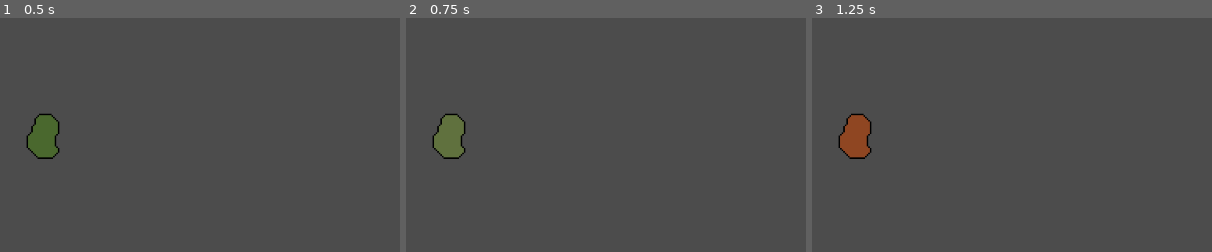
Above: before the commit, frames 1-3 (left to right).
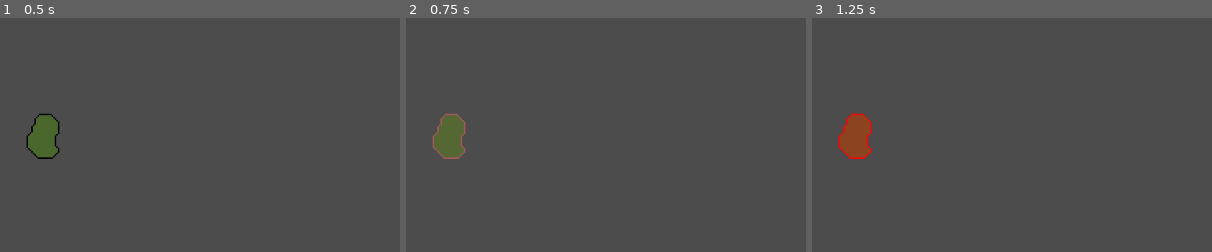
Above: after the commit, the same moments.

Repository: Raelr/StrategyGame
Game: Godot game, scene res://Scenes/World.tscn
Same seed, same stepped clock (60 frames per second), same inputs: the game is played once before the commit and once after it.
Inputs (mouse positions are % of the whole screen's width and height, from its top left):
- Up to frame 1 (0.5 s): no input
- Up to frame 2 (0.75 s): tap Enter at 0.5 s; move the mouse to (5, 48) at 0.52 s; hold Right mouse button (rmb) from 0.53 s (still down); click (5, 48) at 0.67 s
- Up to frame 3 (1.25 s): keep holding Right mouse button (rmb)
The pictures show only the part of the screen within x 0-50%, y 22-72%; the shares and areas given below are measured in that part.

Frame 1 is identical in both runs. In frame 2, 0.3% of the frame differs, in the area x 6-15%, y 40-61%; in frame 3, 0.3%.

Commit message:
Finished color transition code. Need to add more regins and create a manager class

Diff:
--- a/Scenes/World.tscn
+++ b/Scenes/World.tscn
@@ -1,12 +1,16 @@
-[gd_scene load_steps=3 format=2]
+[gd_scene load_steps=5 format=2]
 
 [ext_resource path="res://Scenes/Region.tscn" type="PackedScene" id=1]
 [ext_resource path="res://Sprites/Region1Details.png" type="Texture" id=2]
+[ext_resource path="res://Sprites/Region1Outline.png" type="Texture" id=3]
+[ext_resource path="res://Sprites/Region1Overlay.png" type="Texture" id=4]
 
 [node name="World" type="Node2D"]
 
 [node name="Region" parent="." instance=ExtResource( 1 )]
 position = Vector2( 55.4896, 285.469 )
 region_details = ExtResource( 2 )
+region_outline = ExtResource( 3 )
+region_overlay = ExtResource( 4 )
 occupied_color = Color( 1, 0.996078, 0.996078, 0 )
 change_duration = 3.0
--- a/Scripts/Region.gd
+++ b/Scripts/Region.gd
@@ -1,14 +1,15 @@
 tool
 extends Node2D
-
 export (Texture) var region_details
+export (Texture) var region_outline
+export (Texture) var region_overlay
 export (bool) var ui_update
 export (Color) var occupied_color
 export (float) var change_duration
 var elapsed = 0.0
 
 func _ready():
-	$Details.texture = region_details
+	change_region_sprite()
 
 func _input_event(viewport, event, shape_idx):
 	if event is InputEventMouseButton:
@@ -17,14 +18,19 @@
 			if Input.is_action_pressed("lmb"):
 				occupied_color = Color(1, 0, 0, 0.4)
 			elif Input.is_action_pressed("rmb"):
-				occupied_color = Color(1, 1, 1, 0)
+				occupied_color = Color(0, 0, 0, 0)
 
 func _process(delta):
 	if ui_update:
 		if Engine.editor_hint:
-			$Details.texture = region_details
+			change_region_sprite()
 			set_occupied(occupied_color)
 		transition_color(delta, occupied_color)
+
+func change_region_sprite():
+	$Details.texture = region_details
+	$Details/Outline.texture = region_outline
+	$Details/Overlay.texture = region_overlay
 
 func transition_color(delta, color):
 	if elapsed < change_duration:
@@ -37,3 +43,4 @@
 
 func set_occupied(color):
 	$Details/Overlay.modulate = color
+	$Details/Outline.modulate = Color(color.r,color.g,color.b, 1)
